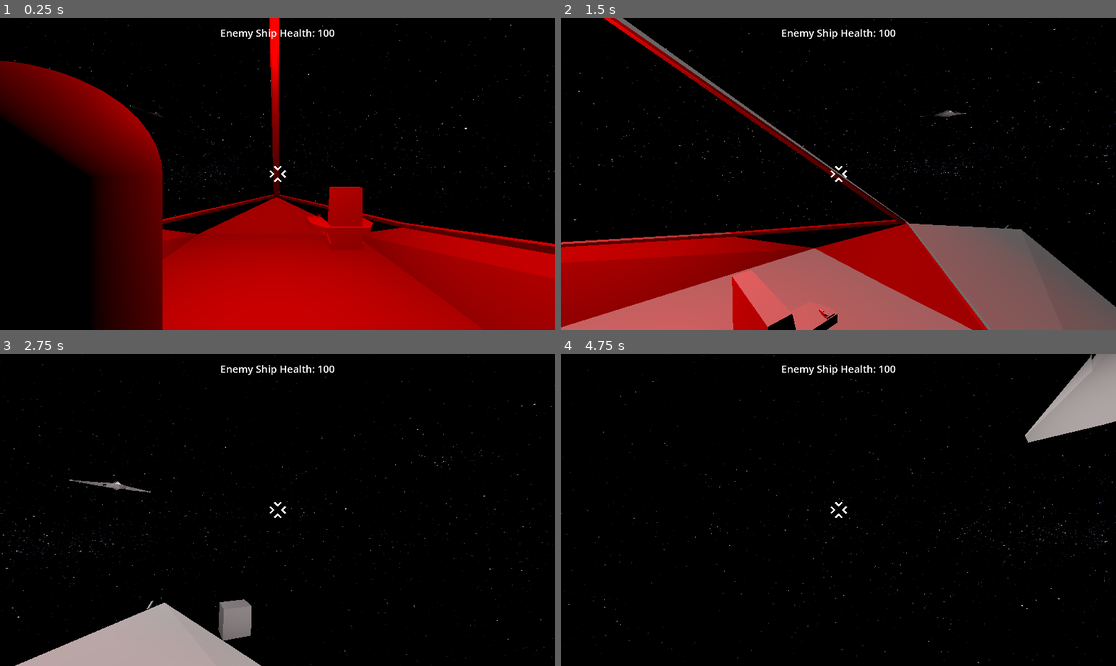
Above: before the commit, frames 1-4 (two rows, left to right).
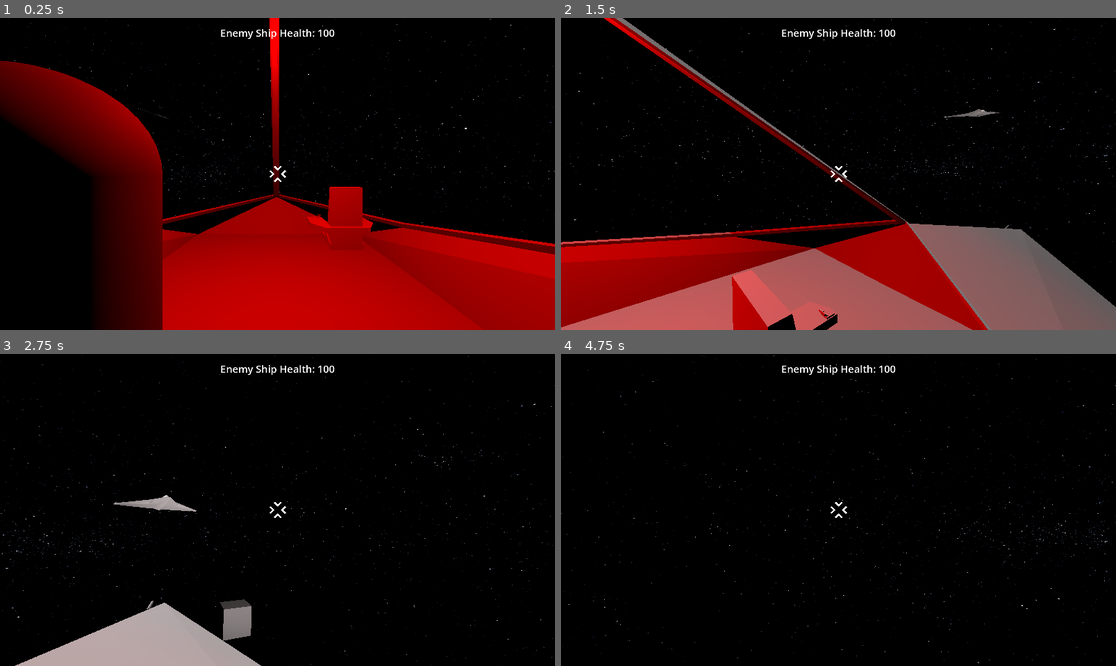
Above: after the commit, the same moments.

Repository: Greenwolf8/UntitledSpaceGame
Game: Godot game, scene res://Map.tscn
The game is run twice, just before and just after one commit, with the same random seed, the same clock (stepped at 60 frames per second) and the same inputs.
Inputs (mouse positions are in pixels of both pictures, inside the frame that each line leads up to):
- Up to frame 1 (0.25 s): no input
- Up to frame 2 (1.5 s): tap Enter at 0.5 s; move the mouse to (866, 174) at 0.52 s; hold C (camera_lock) 0.53-1.28 s; hold W (move_forward) from 0.53 s (still down); tap Space (jump) at 0.77 s; move the mouse to (810, 174) at 1.27 s; tap F (fire) at 1.35 s
- Up to frame 3 (2.75 s): keep holding W (move_forward); tap Space (jump) at 1.52 s; move the mouse to (288, 503) at 2.02 s; tap E (interact) at 2.1 s
- Up to frame 4 (4.75 s): keep holding W (move_forward); move the mouse to (832, 516) at 2.77 s; tap Shift (sprint) at 2.85 s; tap Space (jump) at 3.02, 3.77, 4.52 s; move the mouse to (877, 513) at 3.52 s; tap Alt at 3.6 s; move the mouse to (794, 506) at 4.27 s; tap C (camera_lock) at 4.35 s

The runs differ from the first frame. In frame 1, less than 0.1% of the frame differs, in the area x 23-31%, y 28-33%; in frame 2, 0.2%; in frame 3, 0.7%; in frame 4, 2.5%, in the area x 83-100%, y 0-29%.

Commit message:
change: small AI adjustments
Changed AI ship speed and removed timer requirement for the zoom state

Diff:
--- a/AI_Ship.tscn
+++ b/AI_Ship.tscn
@@ -1,7 +1,6 @@
-[gd_scene load_steps=7 format=3 uid="uid://db8ho13mf013k"]
+[gd_scene load_steps=6 format=3 uid="uid://db8ho13mf013k"]
 
 [ext_resource type="Script" uid="uid://dchqc2wuhpd8b" path="res://ai_ship.gd" id="1_0jbod"]
-[ext_resource type="PackedScene" uid="uid://d2fwoea7kk0pp" path="res://Enemy_bullet.tscn" id="2_grfkr"]
 [ext_resource type="PackedScene" uid="uid://caf4dxmt3a5uf" path="res://AVRO.VULCAN_GAME.fbx" id="2_pnxum"]
 [ext_resource type="PackedScene" uid="uid://dv22jiaawgv6j" path="res://Cannon.tscn" id="3_pnxum"]
 
@@ -17,7 +16,6 @@
 collision_layer = 8
 collision_mask = 16
 script = ExtResource("1_0jbod")
-bullet_scene = ExtResource("2_grfkr")
 ai_health_label = NodePath("AiHealth")
 
 [node name="AVRO_VULCAN_GAME" parent="AI_Ship" instance=ExtResource("2_pnxum")]
--- a/ai_ship.gd
+++ b/ai_ship.gd
@@ -1,6 +1,6 @@
 extends CharacterBody3D
 
-@export var speed := 80
+@export var speed := 120
 @export var rotation_speed := 1.5
 @onready var player : RigidBody3D
 @export var bullet_scene : PackedScene = preload("res://Enemy_bullet.tscn")
@@ -37,8 +37,7 @@
 	if global_position.distance_to(player_position) >= 200 and state_timer.is_stopped() and current_state == State.ZOOM:
 		current_state = State.ATTACK
 		state_timer.start()
-
-	if global_position.distance_to(player_position) < 200 and state_timer.is_stopped() and current_state == State.ATTACK:
+	elif global_position.distance_to(player_position) < 200 and current_state == State.ATTACK:
 		current_state = State.ZOOM
 		state_timer.start()
 
